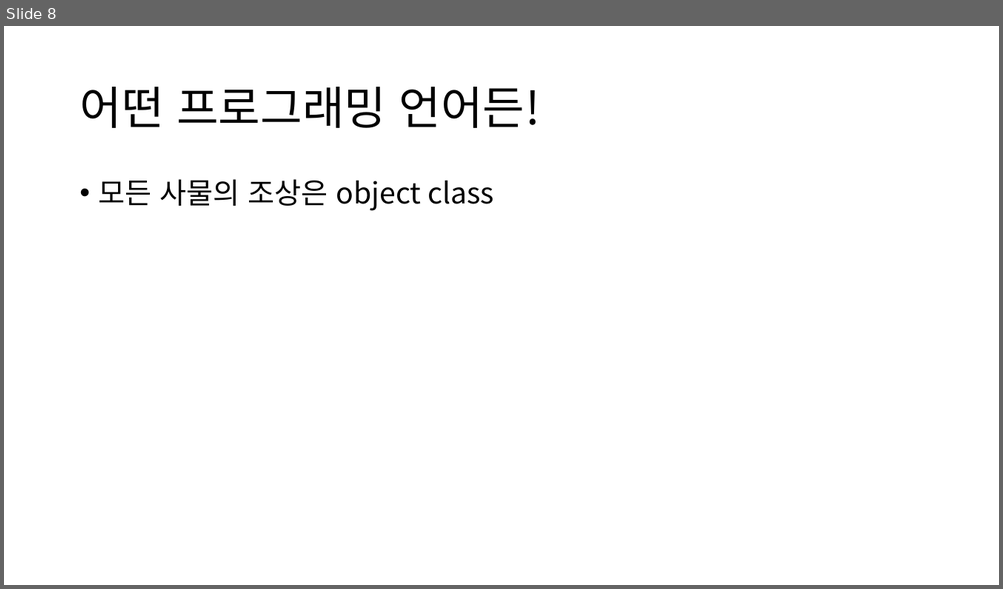
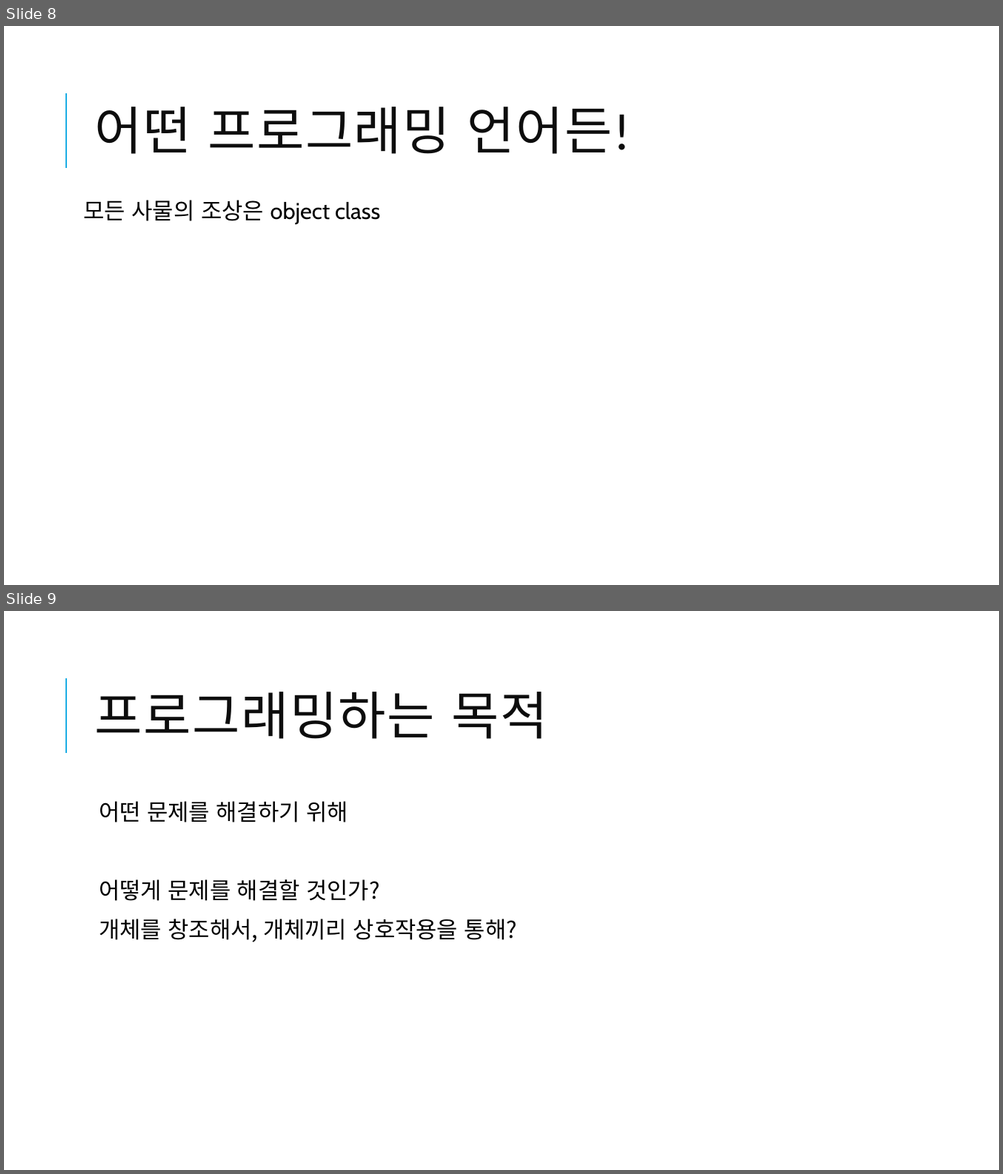
Before and after one commit to GyuCheol/happy_algorithm, a slide deck: ppt/OOP.pptx. Shown one above the other, each under a label of ours: slide 8 before the commit, slides 8 and 9 after it. The pictures are 1003x589 and 1003x1174 pixels, drawn with LibreOffice and Linux fonts; fonts in the diff are those of the drawing. Boxes give left, top, right and bottom in pixels: in the first picture for what was removed or moved away, otherwise in the second. Text is boxed around its words. In the diff, an @@ line names an element or a change of style, - is before the commit and + after.

```diff
--- a/ppt/OOP.pptx
+++ b/ppt/OOP.pptx
@@ slide 9 added at (x1=4, y1=611, x2=999, y2=1170), background #FFFFFF; not listed: 1 template element that a slide beside it also shows @@
@@ title added at (x1=95, y1=692, x2=548, y2=739), 50 pt, text #0D0D0D @@
+프로그래밍하는 목적
@@ text added at (x1=99, y1=801, x2=517, y2=943), 22 pt, text #000000 @@
+  어떤 문제를 해결하기 위해
+  어떻게 문제를 해결할 것인가?
+  개체를 창조해서, 개체끼리 상호작용을 통해?
@@ slide 8 changed as well @@
@@ title "어떤 프로그래밍 언어든!" moved from (x1=79, y1=87, x2=540, y2=128) to (x1=95, y1=107, x2=630, y2=154) @@
@@ title "어떤 프로그래밍 언어든!" at (x1=95, y1=107, x2=630, y2=154): size 44 to 50 pt, font Noto Sans CJK KR to Calibri, text colour #000000 to #0D0D0D, letter spacing 0 to 1 pt; line spacing 0.9 to 0.8 @@
@@ line added from (66, 168) to (66, 93), #1CADE4 1.5 pt @@
@@ text "모든 사물의 조상은 object class" moved from (x1=99, y1=179, x2=494, y2=211) to (x1=84, y1=200, x2=380, y2=224) @@
@@ text "모든 사물의 조상은 object class" at (x1=84, y1=200, x2=380, y2=224): size 28 to 22 pt, font Noto Sans CJK KR to Cabin; bullet • to  ; more space between paragraphs @@
```
Also in this commit, not shown: 7 other slides changed, 2 other slides added, 1 other file.
